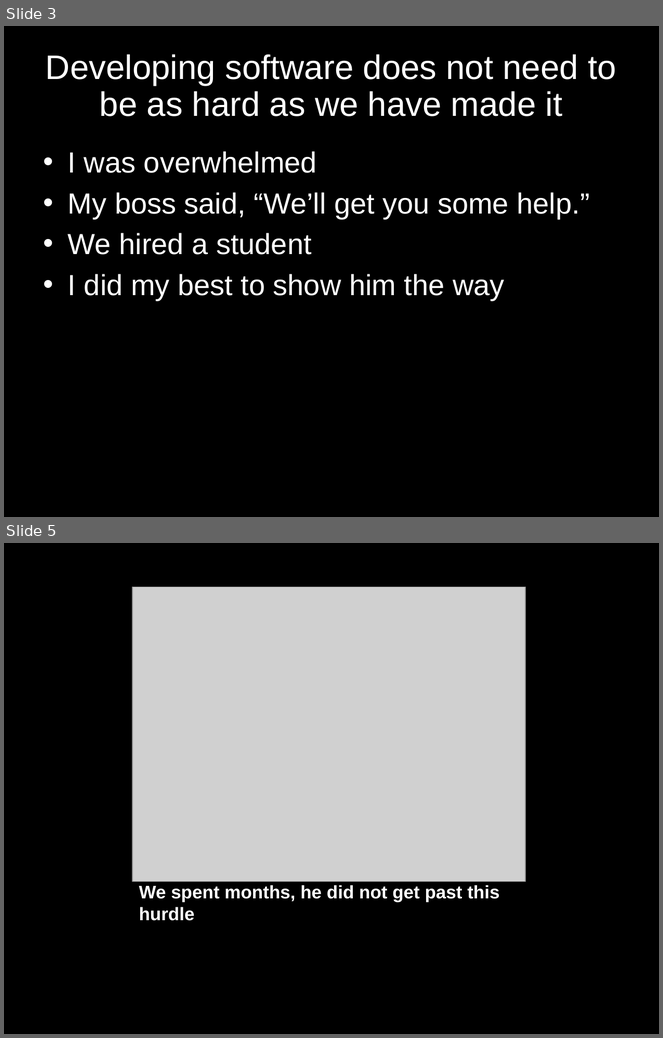
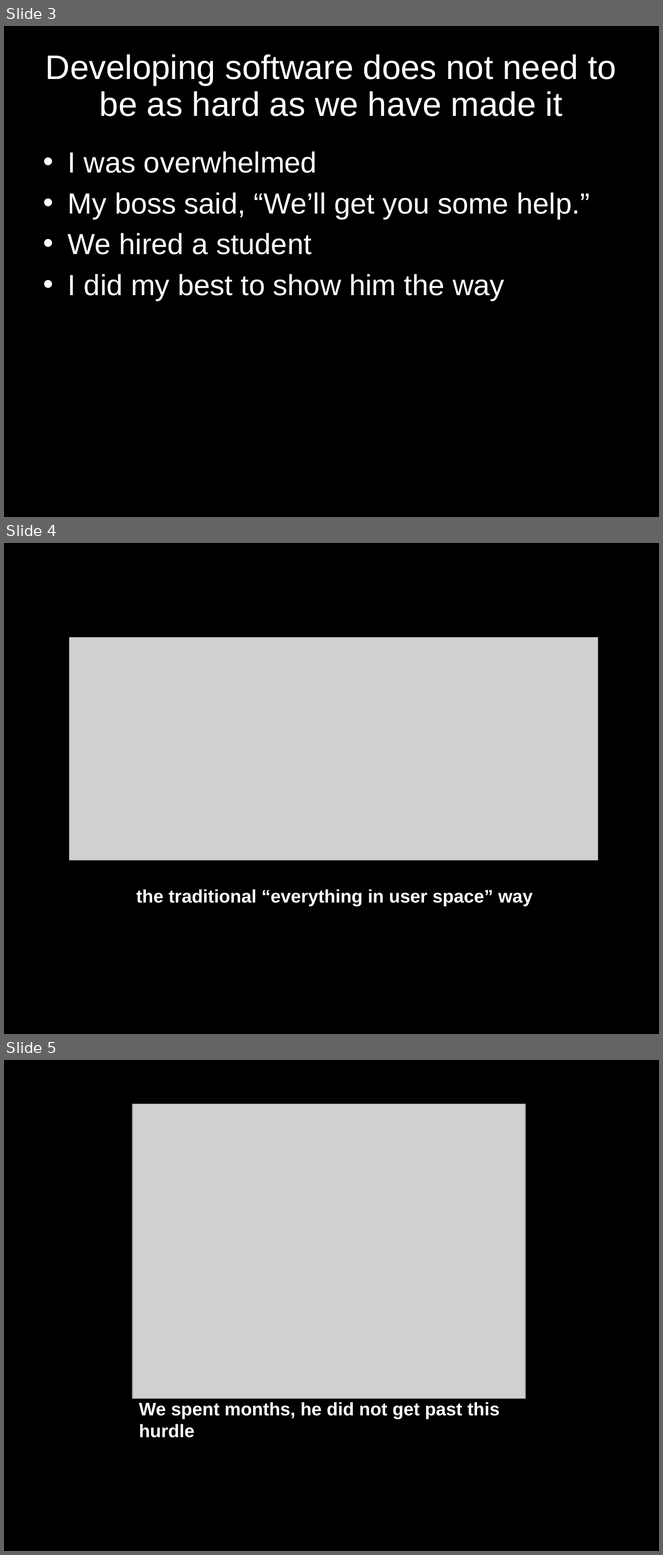
Before and after one commit to hardyoyo/or2015-live-demo-vagrant-dspace, a slide deck: intro_slides.odp. Shown one above the other, each under a label of ours: slides 3 and 5 before the commit, slides 3, 4 and 5 after it; the slides between them are not shown. The pictures are 663x1038 and 663x1555 pixels, drawn with LibreOffice and Linux fonts; fonts in the diff are those of the drawing; grey boxes stand for pictures. Boxes give left, top, right and bottom in pixels: in the first picture for what was removed or moved away, otherwise in the second. Text is boxed around its words. In the diff, an @@ line names an element or a change of style, - is before the commit and + after.

```diff
--- a/intro_slides.odp
+++ b/intro_slides.odp
@@ slide 4 added at [4, 543, 659, 1034], background #000000 @@
@@ picture added at [69, 637, 598, 860] @@
@@ title added at [136, 889, 533, 906], 20 pt, text #FFFFFF, bold @@
+the traditional “everything in user space” way
```
Also in this commit, not shown: 1 slide changed, 6 other slides added, 1 slide removed, 1 other file.
